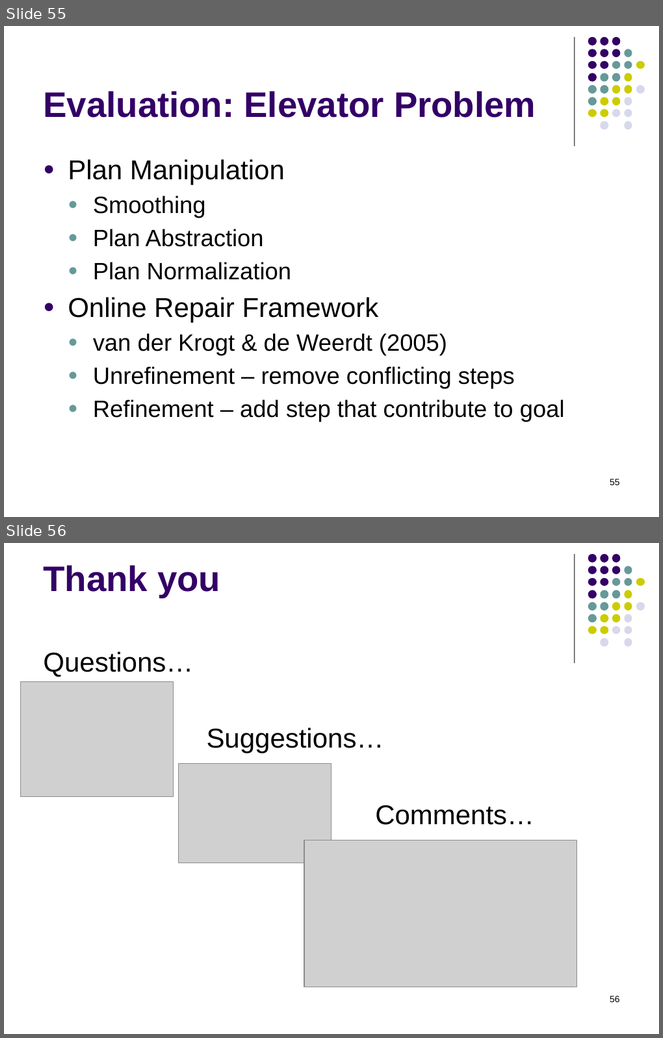
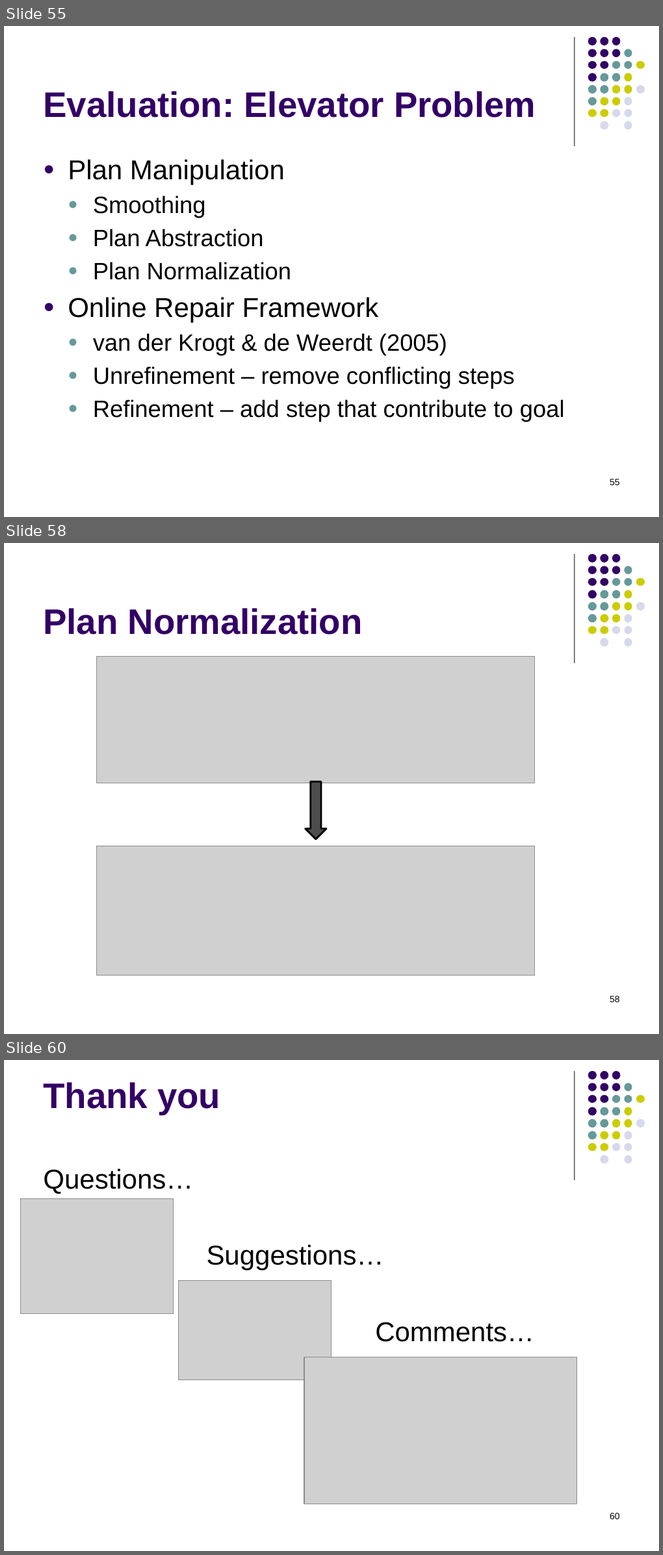
Before and after one commit to RobertHolderIII/dissertation, a slide deck: doc/defense-Dec2015.pptx. Shown one above the other, each under a label of ours: slides 55 and 56 before the commit, slides 55, 58 and 60 after it; the slides between them are not shown. The pictures are 663x1038 and 663x1555 pixels, drawn with LibreOffice and Linux fonts; fonts in the diff are those of the drawing; grey boxes stand for pictures. Boxes give left, top, right and bottom in pixels: in the first picture for what was removed or moved away, otherwise in the second. Text is boxed around its words. In the diff, an @@ line names an element or a change of style, - is before the commit and + after.

Commit message:
added plan abstraction and normalization

```diff
--- a/doc/defense-Dec2015.pptx
+++ b/doc/defense-Dec2015.pptx
@@ slide 58 added at (4, 543, 659, 1034), background #FFFFFF; not listed: 32 template elements that a slide beside it also shows @@
@@ title added at (43, 608, 363, 635), 39 pt, text #330066, bold @@
+Plan Normalization
@@ picture added at (97, 657, 535, 784) @@
@@ right arrow added at (306, 782, 326, 839), fill #4D4D4D, outline #000000 2 pt @@
@@ picture added at (97, 847, 535, 975) @@
@@ page number added at (610, 996, 620, 1003), 10 pt, text #000000 @@
+58
@@ what was slide 56 is now slide 60 @@
@@ page number at (610, 1513, 620, 1520): text changed @@
-56
+60
```
Also in this commit, not shown: 3 other slides added.
